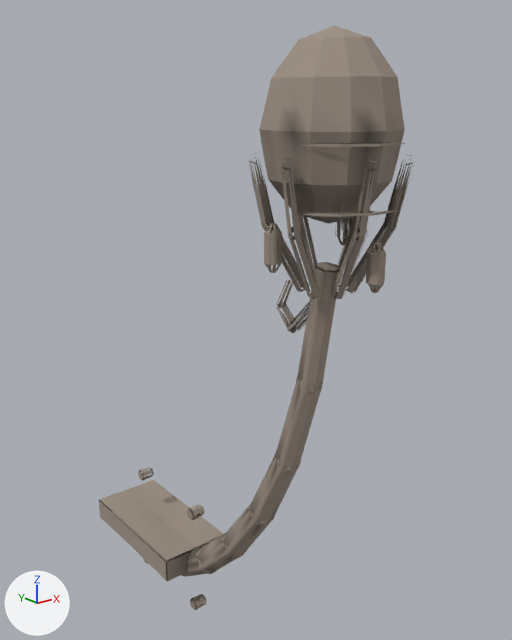
Two versions of the glTF model assets/models/p_torch.glb, one commit apart.
Before and after are seen from a camera (50 mm lens) standing at (-0.699, -1.172, 1.08) and looking at (0.072, -0.207, 0.694). The lights are fixed; the arrows at lower left show +X, +Y and +Z. The picture after the commit comes second. Where no turn or scale is listed for an object, it has been applied to the vertices. Vertices at exactly the same position are counted once.

In view in the first picture: 'torch'.
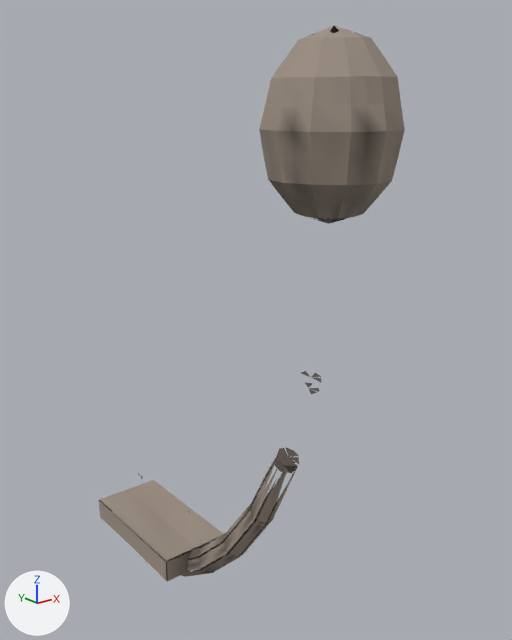
Where the newer file only moved an object's origin or applied its transform, the numbers keep the older frame.

Changed parts and their boxes (x1, y1, x2, y2) in the pictures (512 x 640 px):
'torch', reshaped: before (99, 25, 414, 610); after (99, 25, 405, 581)
part 1 of me_cube, deleted: before (139, 142, 414, 610)
part 2 of me_cube, cut back: before (187, 378, 322, 574); after (188, 371, 321, 559)
part 3 of me_cube, reshaped: before (330, 217, 351, 223); after (305, 216, 350, 220)

The edits, one by one:
me_cube is used by ob_torch; location (-0.11, 0.2, 0.038).
me_cube had 3899 vertices, 4500 faces and spanned x 0.0..0.22, y -0.769..0.0, z 0.0..1.131.
me_cube now has 839 vertices, 900 faces and spans x 0.013..0.209, y -0.757..0.0, z 0.002..1.131.
me_cube part 1: 167 loose pieces with 2349 vertices, spanning x 0.0..0.22, y -0.769..-0.087, z 0.0..1.049, are deleted.
me_cube part 2: 1 vertex moved within x 0.101, y -0.642, z 0.611; 767 vertices removed from x 0.083..0.137, y -0.649..-0.288, z 0.114..0.642; 38 vertices added at x 0.088..0.131, y -0.648..-0.291, z 0.127..0.638.
me_cube part 3: 2 vertices removed from x 0.088..0.102, y -0.689..-0.637, z 0.884; 21 vertices added at x 0.085..0.136, y -0.685..-0.634, z 0.882..0.883.
Other edits to the shape of me_cube do not show in these pictures.
